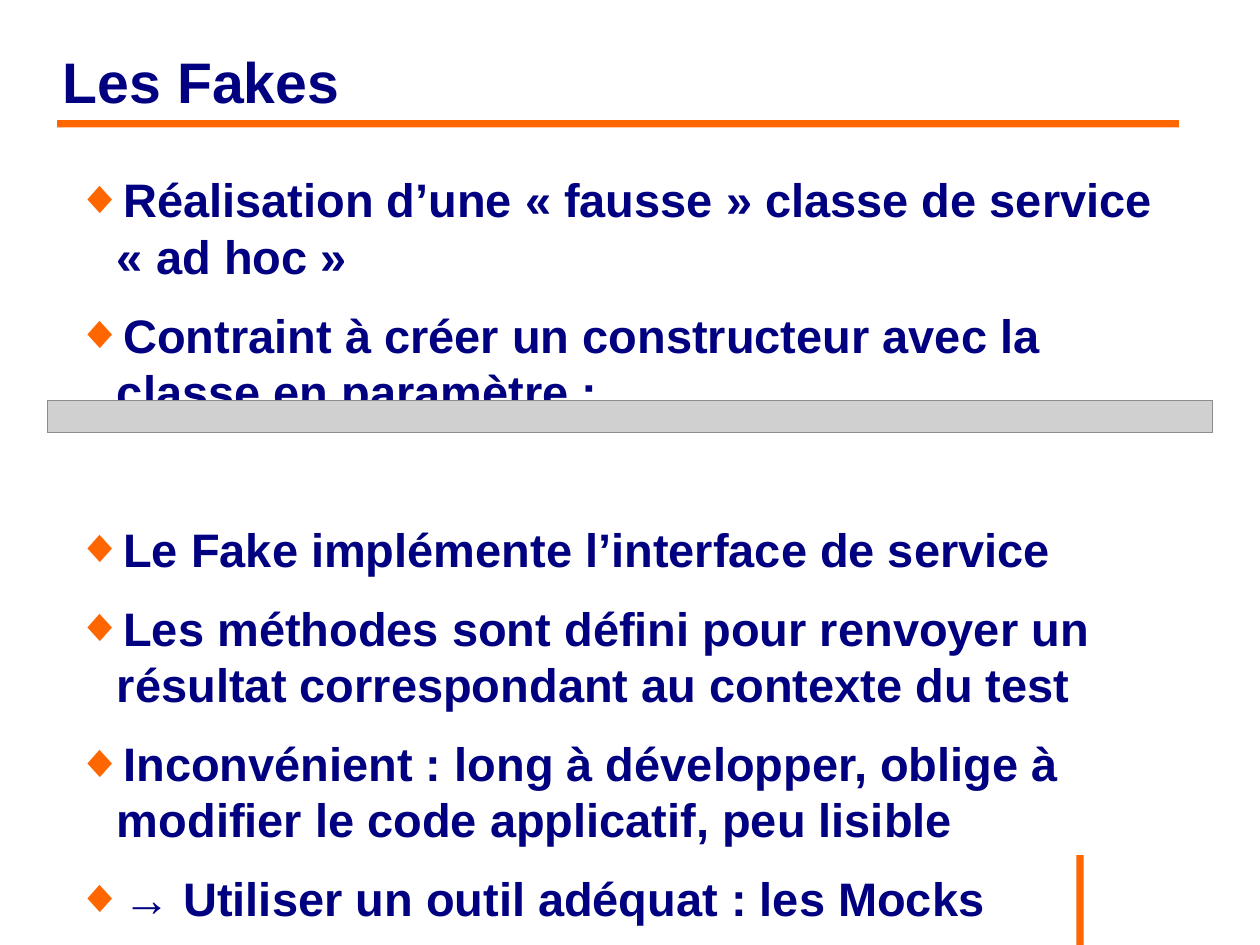
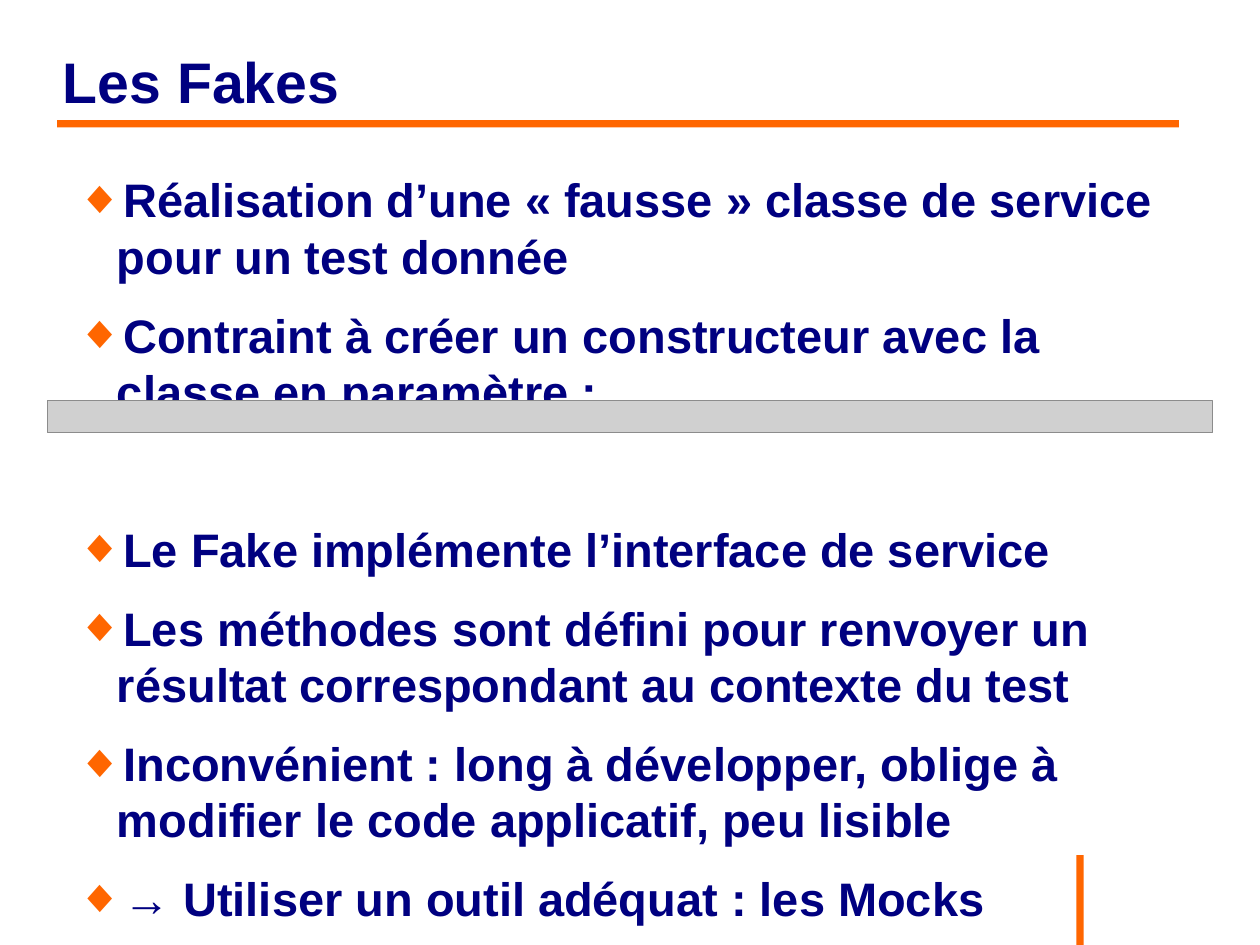
Before and after one commit to philphils/tests-unitaires-et-moins-unitaires, a slide deck: slide 43 of tests-unitaires-cours/nouveauDiapo/diapo_tests_unitaires.odp. Drawn at 1260x945 pixels with LibreOffice and Linux fonts; fonts in the diff are those of the drawing; grey boxes stand for pictures; background and template pictures are left out. Boxes give left, top, right and bottom in pixels: in the first picture for what was removed or moved away, otherwise in the second. Text is boxed around its words. In the diff, an @@ line names an element or a change of style, - is before the commit and + after.

```diff
--- a/tests-unitaires-cours/nouveauDiapo/diapo_tests_unitaires.odp
+++ b/tests-unitaires-cours/nouveauDiapo/diapo_tests_unitaires.odp
@@ text at box(117, 182, 1152, 283): text changed @@
-◆ Réalisation d’une « fausse » classe de service « ad hoc »
+◆ Réalisation d’une « fausse » classe de service pour un test donnée
```
Also in this commit, not shown: 7 other slides changed.
